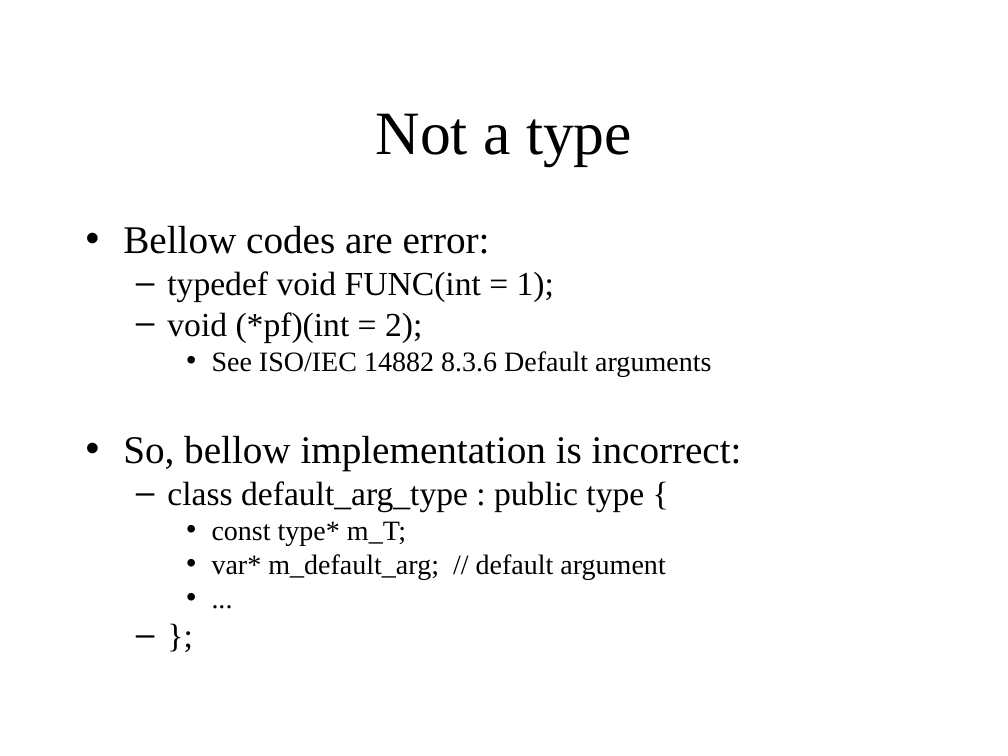
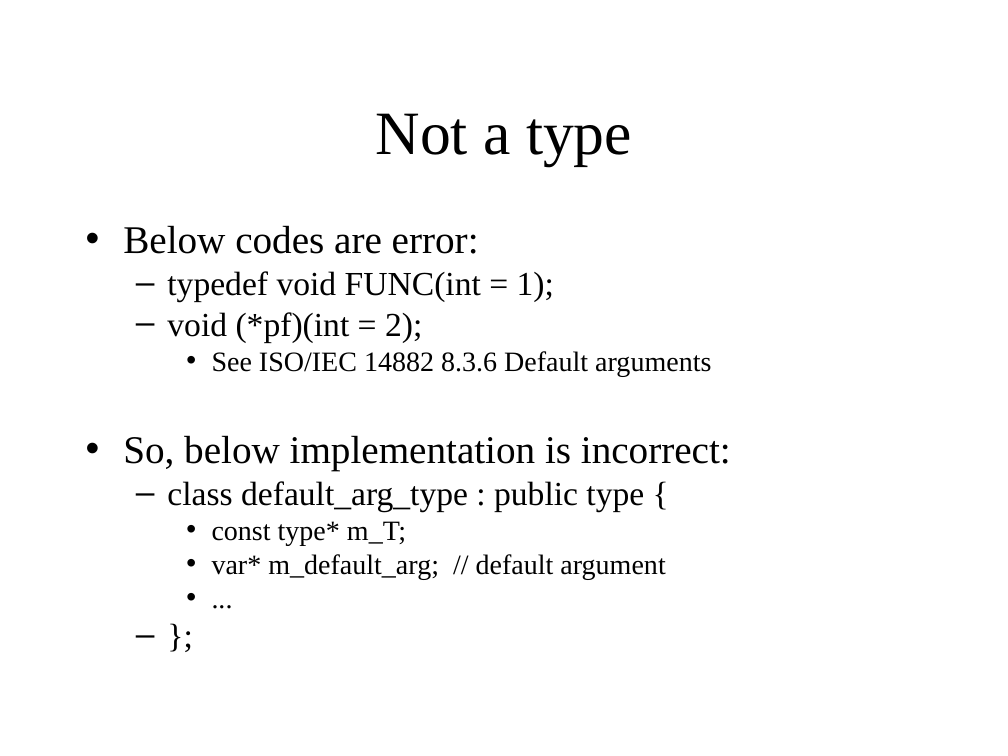
Before and after one commit to KeiHasegawa/cxx_doc, a slide deck: slide 2 of 09_default_argument_e.ppt. Drawn at 1008x756 pixels with LibreOffice and Linux fonts; fonts in the diff are those of the drawing. Boxes give left, top, right and bottom in pixels: in the first picture for what was removed or moved away, otherwise in the second. Text is boxed around its words. In the diff, an @@ line names an element or a change of style, - is before the commit and + after.

Commit message:
fix typo

```diff
--- a/09_default_argument_e.ppt
+++ b/09_default_argument_e.ppt
@@ text at (123,225,479,254): text changed @@
-• Bellow codes are error:
+• Below codes are error:
@@ text at (123,435,731,471): text changed @@
-• So, bellow implementation is incorrect:
+• So, below implementation is incorrect:
```
